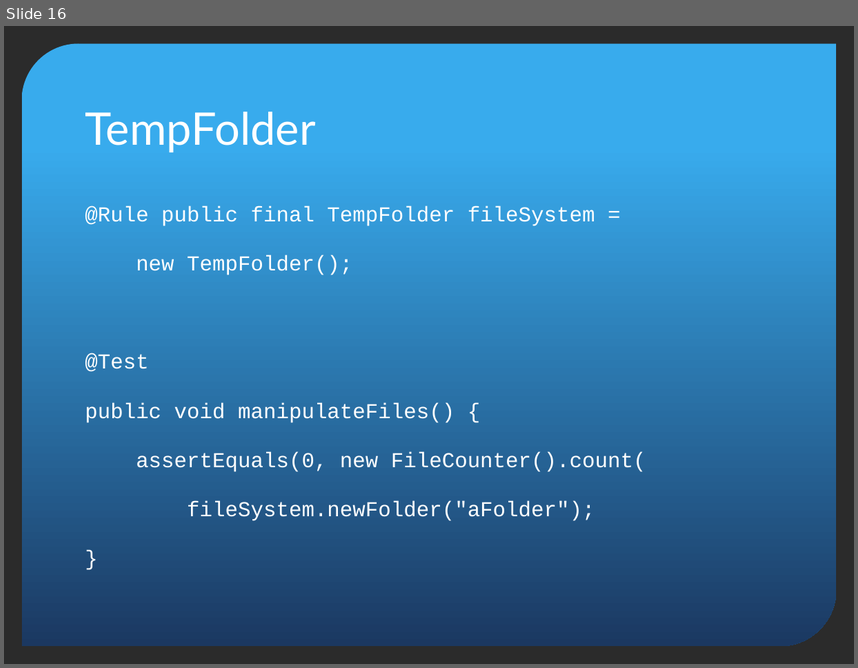
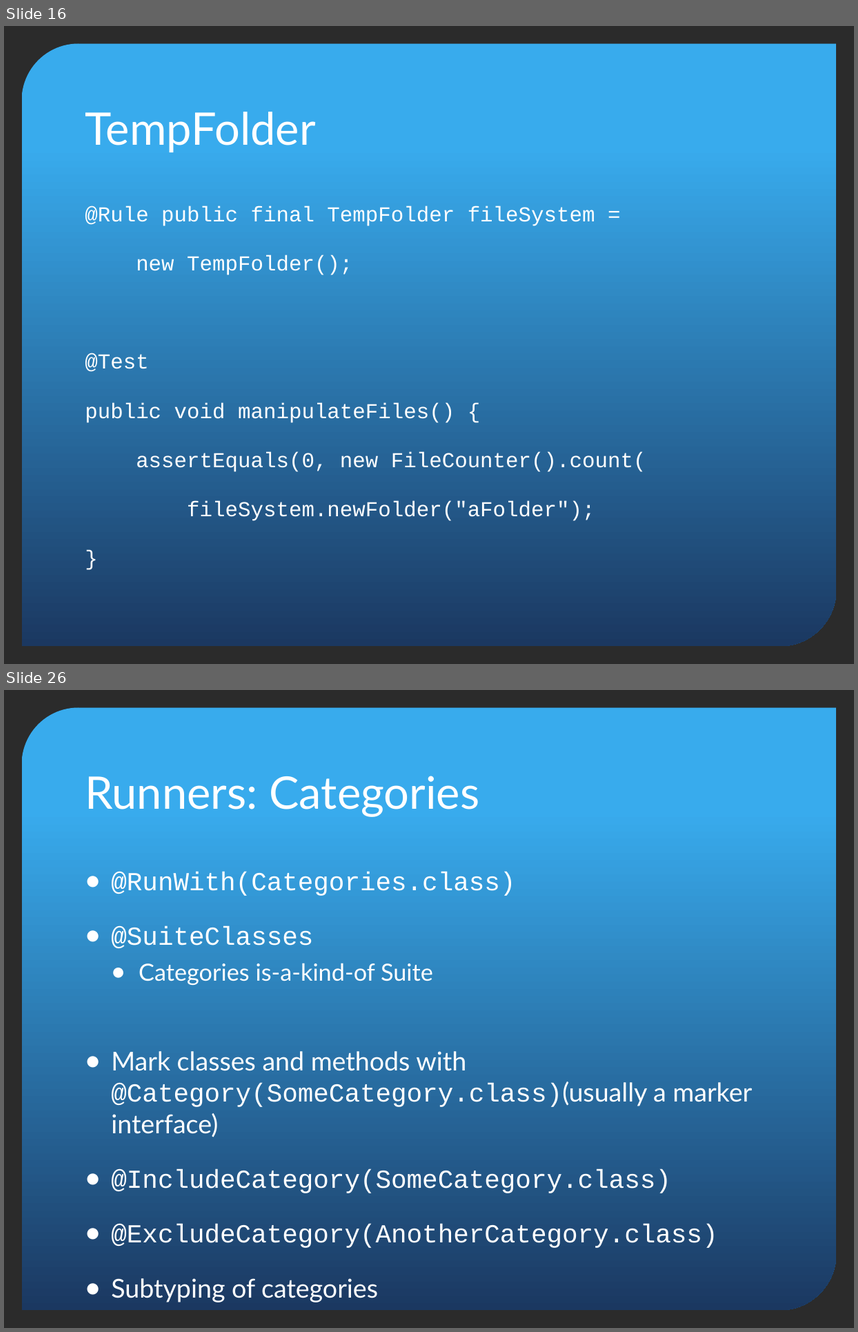
Before and after one commit to pholser/bending-junit, a slide deck: bending-junit.pptx. Shown one above the other, each under a label of ours: slide 16 before the commit, slides 16 and 26 after it; the slides between them are not shown. The pictures are 858x668 and 858x1332 pixels, drawn with LibreOffice and Linux fonts; fonts in the diff are those of the drawing; background and template pictures are left out; a plain dark background stands for a picture behind light text. Boxes give left, top, right and bottom in pixels: in the first picture for what was removed or moved away, otherwise in the second. Text is boxed around its words. In the diff, an @@ line names an element or a change of style, - is before the commit and + after.

Commit message:
more slides

```diff
--- a/bending-junit.pptx
+++ b/bending-junit.pptx
@@ slide 26 added at (4,690,854,1328), background picture (left out); not listed: 1 template element that a slide beside it also shows @@
@@ title added at (85,776,480,817), 38 pt, text #FFFFFF @@
+Runners: Categories
@@ text added at (111,871,752,1248), 22 pt, text #FFFFFF @@
+● @RunWith(Categories.class)
+● @SuiteClasses
+  ● Categories is-a-kind-of Suite
+● Mark classes and methods with @Category(SomeCategory.class)(usually a marker interface)
+● @IncludeCategory(SomeCategory.class)
+● @ExcludeCategory(AnotherCategory.class)
+● Subtyping of categories
```
Also in this commit, not shown: 19 other slides added.
